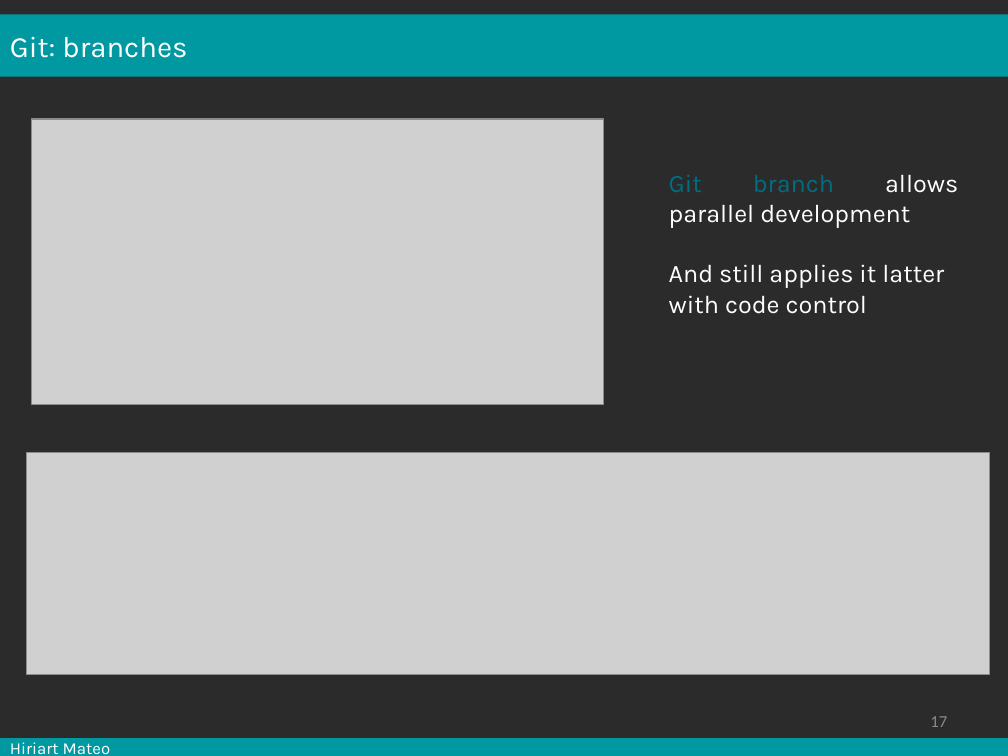
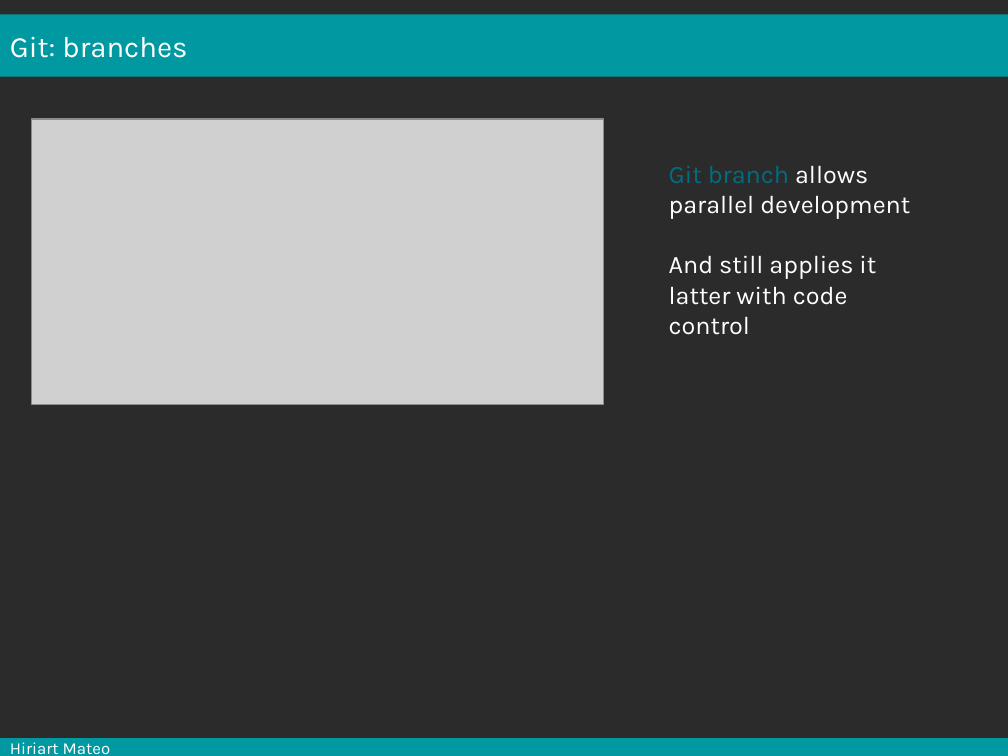
Before and after one commit to mesocentre-clermont-auvergne/formation_fair, a slide deck: slide 15 of fair_versionnage/versionnage_cours/cours.odp (slide 17 before the commit). Drawn at 1008x756 pixels with LibreOffice and Linux fonts; fonts in the diff are those of the drawing; grey boxes stand for pictures; background and template pictures are left out; a plain dark background stands for a picture behind light text. Boxes give left, top, right and bottom in pixels: in the first picture for what was removed or moved away, otherwise in the second. Text is boxed around its words. In the diff, an @@ line names an element or a change of style, - is before the commit and + after.

```diff
--- a/fair_versionnage/versionnage_cours/cours.odp
+++ b/fair_versionnage/versionnage_cours/cours.odp
@@ text "Git branch allows parallel development": place and size @@
-text "Git branch allows parallel development" at <box>669,175,958,314</box>
+text "Git branch allows parallel development" at <box>669,166,910,335</box>
@@ text at <box>669,166,910,219</box>: alignment justified to left @@
@@ picture removed at <box>26,453,989,674</box> @@
@@ page number added at <box>944,674,1008,715</box>, 12 pt, text #898989 @@
+15
@@ page number removed at <box>930,716,947,727</box> @@
-17
```
Also in this commit, not shown: 30 other slides changed, 3 slides added, 3 slides removed, 2 other files.
